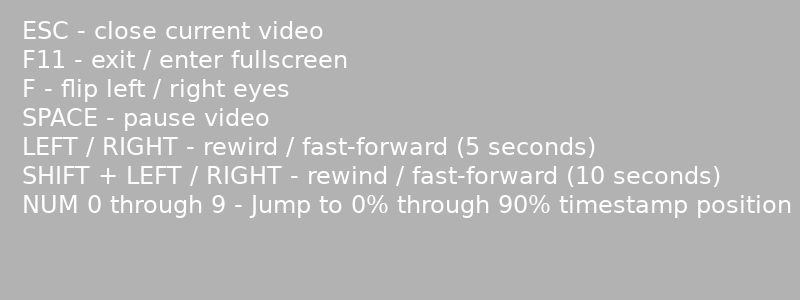
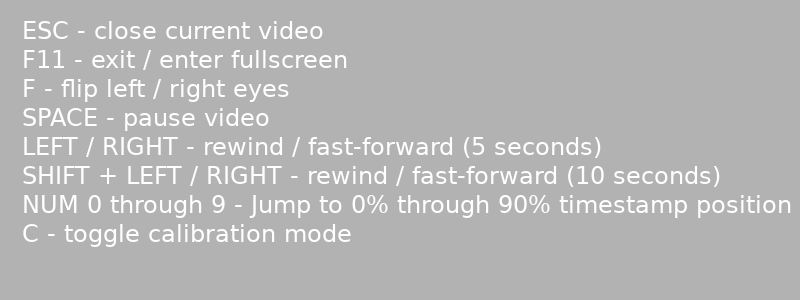
Comparing the layer stacks of the two (800, 300) images. Changes:
painted on "ESC - close current video ..." over (23, 137, 601, 247)
